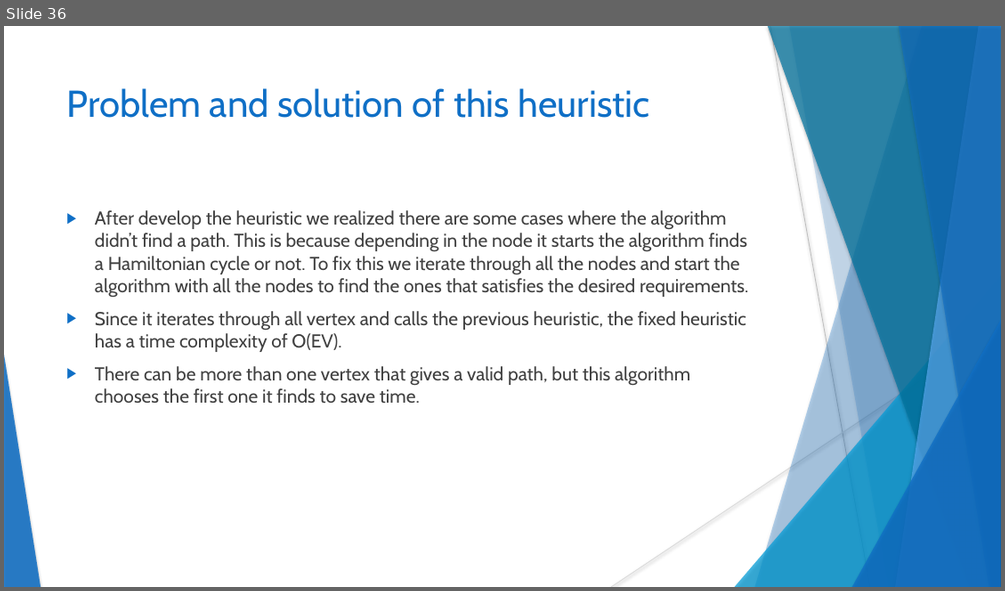
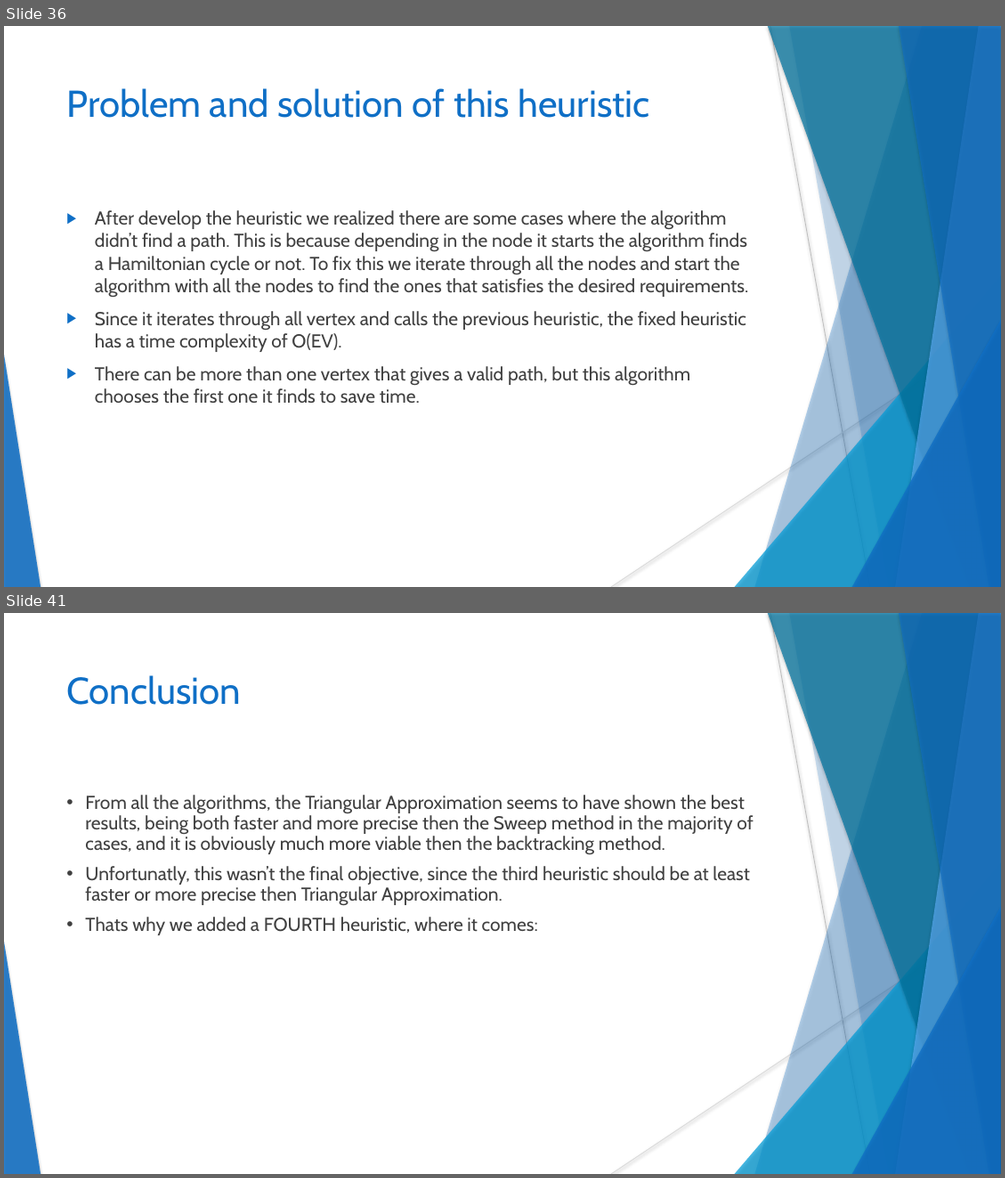
Before and after one commit to Spleentery/DA_TSP_Project-2, a slide deck: docs/Project 2.pptx. Shown one above the other, each under a label of ours: slide 36 before the commit, slides 36 and 41 after it; the slides between them are not shown. The pictures are 1005x591 and 1005x1178 pixels, drawn with LibreOffice and Linux fonts; fonts in the diff are those of the drawing. Boxes give left, top, right and bottom in pixels: in the first picture for what was removed or moved away, otherwise in the second. Text is boxed around its words. In the diff, an @@ line names an element or a change of style, - is before the commit and + after.

```diff
--- a/docs/Project 2.pptx
+++ b/docs/Project 2.pptx
@@ slide 41 added at (x1=4, y1=613, x2=1001, y2=1174), background #FFFFFF; not listed: 10 template elements that a slide beside it also shows @@
@@ title added at (x1=66, y1=675, x2=241, y2=705), 36 pt, text #0F6FC6 @@
+Conclusion
@@ text added at (x1=85, y1=795, x2=752, y2=935), 18 pt, text #404040 @@
+• From all the algorithms, the Triangular Approximation seems to have shown the best results, being both faster and more precise then the Sweep method in the majority of cases, and it is obviously much more viable then the backtracking method.
+• Unfortunatly, this wasn’t the final objective, since the third heuristic should be at least faster or more precise then Triangular Approximation.
+• Thats why we added a FOURTH heuristic, where it comes:
```
Also in this commit, not shown: 3 slides changed, 1 other slide added.
